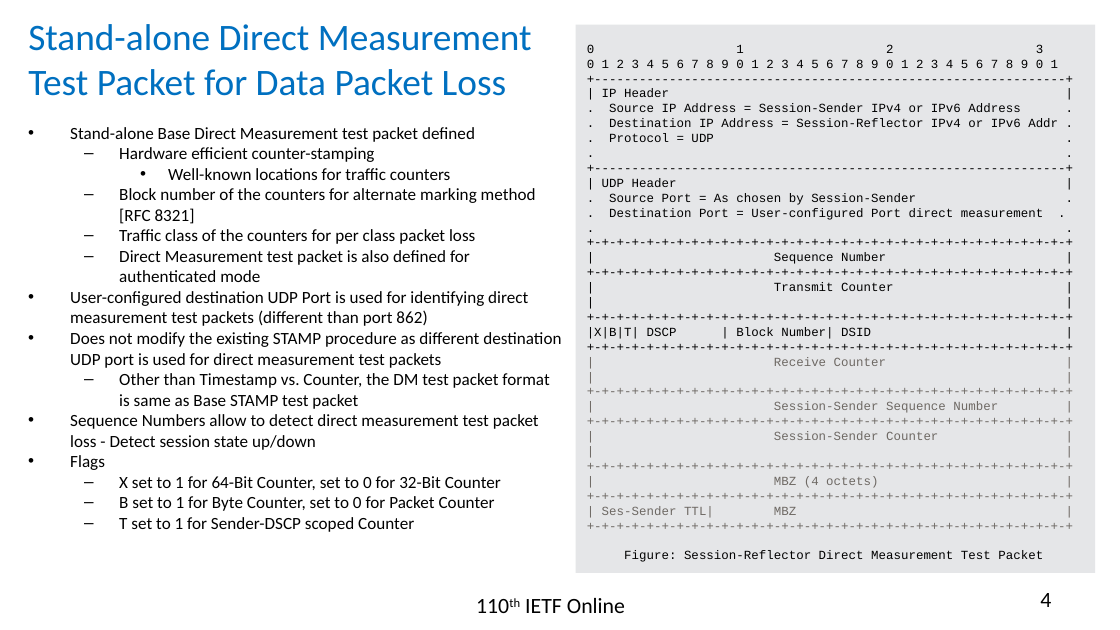
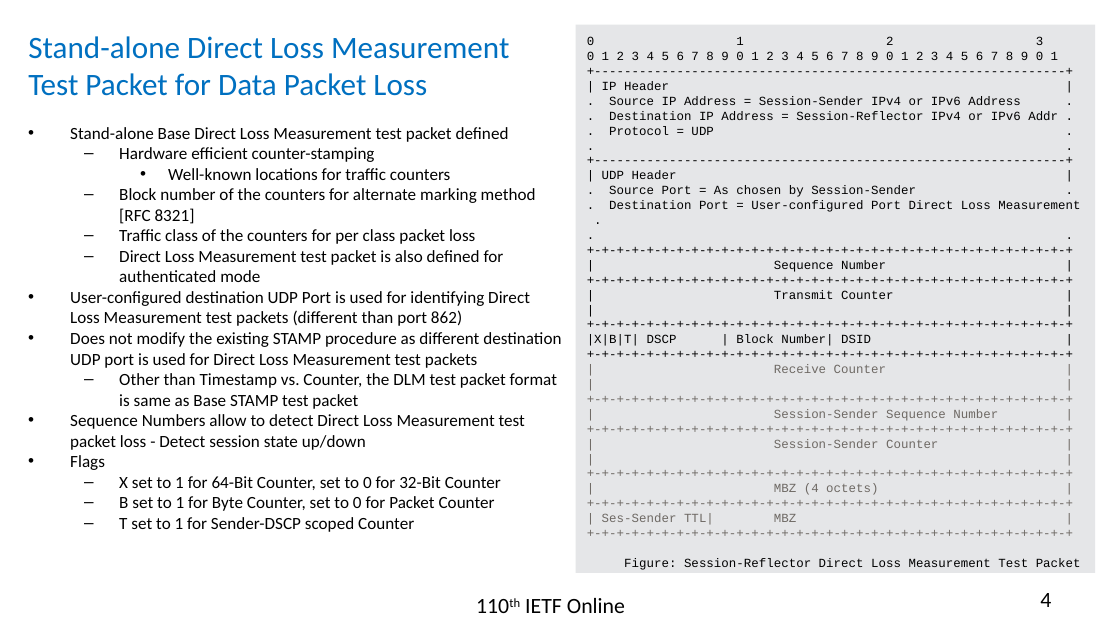
Before and after one commit to rakgandhi/ietf-slides, a slide deck: slide 4 of draft-gandhi-ippm-stamp-direct-loss-00.pptx. Drawn at 1120x630 pixels with LibreOffice and Linux fonts; fonts in the diff are those of the drawing. Boxes give left, top, right and bottom in pixels: in the first picture for what was removed or moved away, otherwise in the second. Text is boxed around its words. In the diff, an @@ line names an element or a change of style, - is before the commit and + after.

```diff
--- a/draft-gandhi-ippm-stamp-direct-loss-00.pptx
+++ b/draft-gandhi-ippm-stamp-direct-loss-00.pptx
@@ title at (x1=28, y1=36, x2=509, y2=96): text changed; size 24 to 20 pt @@
-Stand-alone Direct Measurement Test Packet for Data Packet Loss
+Stand-alone Direct Loss Measurement Test Packet for Data Packet Loss
@@ text at (x1=70, y1=127, x2=509, y2=142): text changed @@
-• Stand-alone Base Direct Measurement test packet defined
+• Stand-alone Base Direct Loss Measurement test packet defined
@@ text in rectangle at (x1=609, y1=200, x2=1080, y2=212): text changed @@
-. Destination Port = User-configured Port direct measurement .
+. Destination Port = User-configured Port Direct Loss Measurement .
@@ text at (x1=70, y1=250, x2=561, y2=450): text changed @@
-  – Direct Measurement test packet is also defined for authenticated mode
-• User-configured destination UDP Port is used for identifying direct measurement test packets (different than port 862)
-• Does not modify the existing STAMP procedure as different destination UDP port is used for direct measurement test packets
-  – Other than Timestamp vs. Counter, the DM test packet format is same as Base STAMP test packet
-• Sequence Numbers allow to detect direct measurement test packet loss - Detect session state up/down
+  – Direct Loss Measurement test packet is also defined for authenticated mode
+• User-configured destination UDP Port is used for identifying Direct Loss Measurement test packets (different than port 862)
+• Does not modify the existing STAMP procedure as different destination UDP port is used for Direct Loss Measurement test packets
+  – Other than Timestamp vs. Counter, the DLM test packet format is same as Base STAMP test packet
+• Sequence Numbers allow to detect Direct Loss Measurement test packet loss - Detect session state up/down
@@ text in rectangle at (x1=624, y1=558, x2=1081, y2=570): text changed @@
-Figure: Session-Reflector Direct Measurement Test Packet
+Figure: Session-Reflector Direct Loss Measurement Test Packet
```
Also in this commit, not shown: 5 other slides changed, 1 other file.
